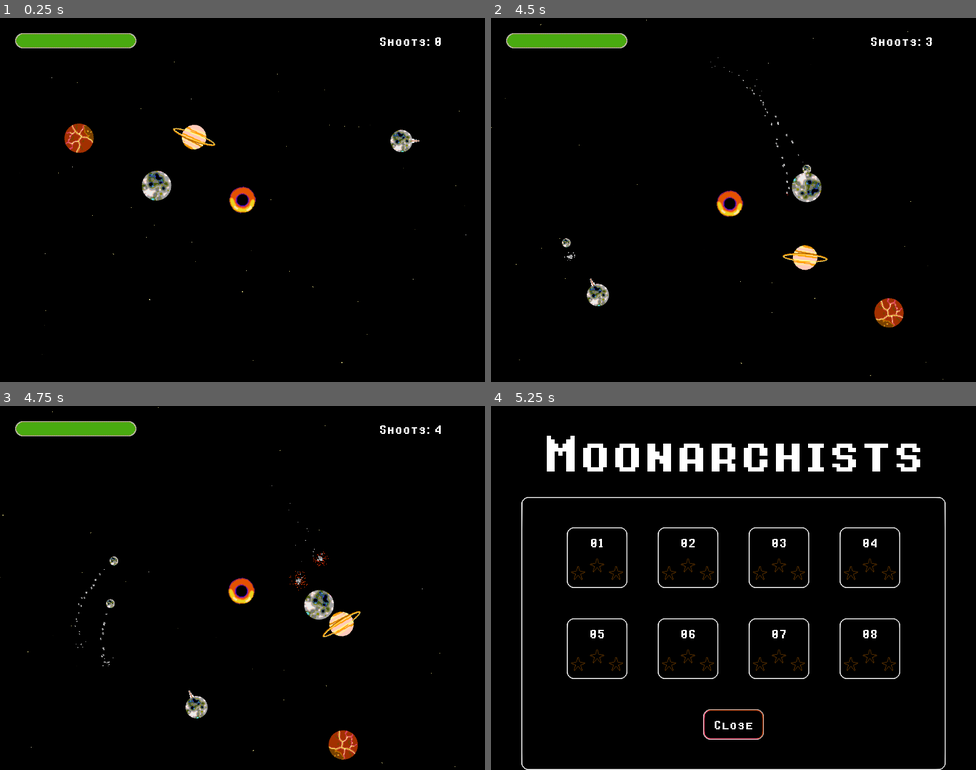
Above: before the commit, frames 1-4 (two rows, left to right).
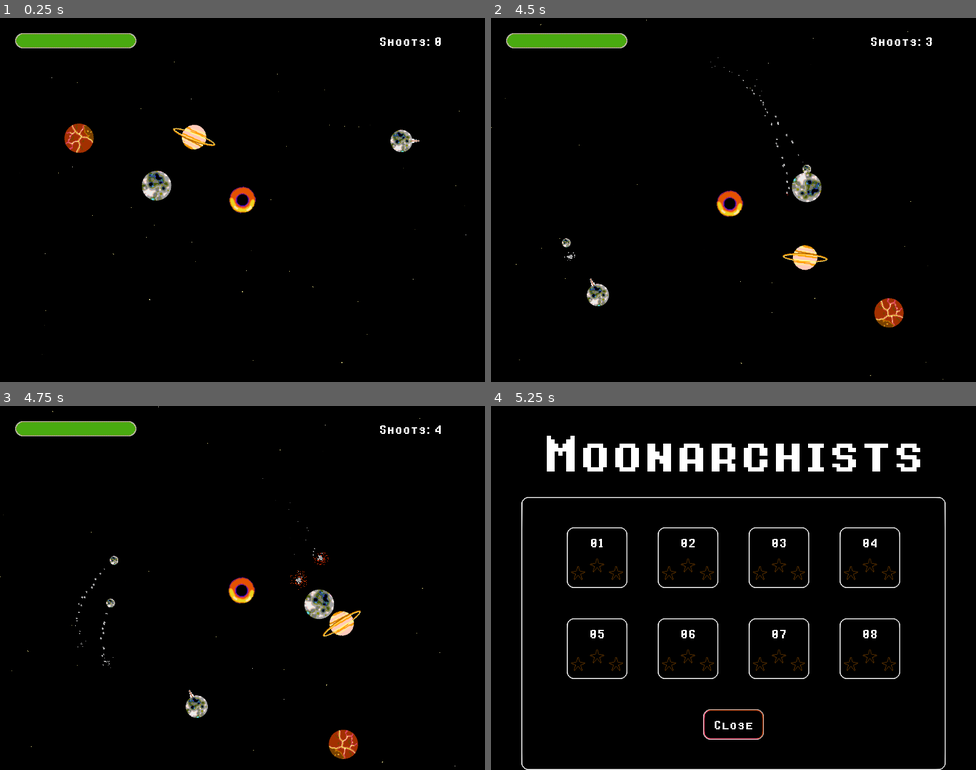
Above: after the commit, the same moments.

Repository: renato-grottesi/moonarchists
Game: Godot game, scene res://Game/Level07.tscn
The game is run twice, just before and just after one commit, with the same random seed, the same clock (stepped at 60 frames per second) and the same inputs. This scene is started directly instead of the project's main scene.
Inputs (mouse positions are in pixels of both pictures, inside the frame that each line leads up to):
- Up to frame 1 (0.25 s): no input
- Up to frame 2 (4.5 s): tap Enter at 0.5 s; move the mouse to (840, 181) at 0.52 s; hold Right 0.53-1.28 s; click (840, 181) at 0.67 s; tap Space at 0.77, 1.52, 3.77 s; move the mouse to (636, 218) at 1.27 s; hold Down 1.28-2.03 s; click (636, 218) at 1.42 s; move the mouse to (782, 119) at 2.02 s; hold Right 2.03-2.75 s; click (782, 119) at 2.17 s; click "Retry" at 2.75 s; move the mouse to (709, 272) at 3.52 s; hold Up 3.53-4.28 s; click (709, 272) at 3.67 s; move the mouse to (879, 254) at 4.27 s; hold Left from 4.28 s (still down); click (879, 254) at 4.42 s
- Up to frame 3 (4.75 s): keep holding Left; tap Space at 4.52 s
- Up to frame 4 (5.25 s): tap Escape at 4.9 s; release Left at 5 s; click "Play" at 5 s

Frames 1-2 are identical in both runs. In frame 3, 1.0% of the frame differs, in the area x 0-94%, y 0-100%; in frame 4, nothing differs.

Commit message:
fixing a collision bug and grabbing the mouse during gameplay

Diff:
--- a/Game/Level07.tscn
+++ b/Game/Level07.tscn
@@ -29,13 +29,3 @@
 position = Vector2( -282.646, 55.8435 )
 impulse0 = Vector2( -500, -800 )
 texture = ExtResource( 6 )
-
-[node name="Opening" parent="HUD" index="3"]
-visible = true
-
-[node name="Label" parent="HUD/Opening" index="0"]
-text = "
-There is another rougue moon
-in this planetary system.
-
-Be carefull and do not break it!"
--- a/Game/Level08.tscn
+++ b/Game/Level08.tscn
@@ -31,10 +31,3 @@
 
 [node name="Opening" parent="HUD" index="3"]
 visible = true
-
-[node name="Label" parent="HUD/Opening" index="0"]
-text = "
-There is another rougue moon
-in this planetary system.
-
-Be carefull and do not break it!"
--- a/Game/NeutralMoon.gd
+++ b/Game/NeutralMoon.gd
@@ -42,7 +42,8 @@
 	last_pos = global_position
 
 func _on_NeutralMoon_body_entered(body):
-	emit_signal("damage")
+	if ! body is get_script():
+		emit_signal("damage")
 	if body is Asteroid:
 		body.hit()
 	pass
--- a/Game/Universe.gd
+++ b/Game/Universe.gd
@@ -16,6 +16,7 @@
 var rng = RandomNumberGenerator.new()
 
 func _ready():
+	Input.set_mouse_mode(Input.MOUSE_MODE_CAPTURED)
 	rng.randomize()
 	var stars = Global.level_status[current_level-1]
 	if stars > 5 :
@@ -77,6 +78,7 @@
 func _unhandled_input(event):
 	if event is InputEventKey:
 		if event.pressed and event.scancode == KEY_ESCAPE:
+			Input.set_mouse_mode(Input.MOUSE_MODE_VISIBLE)
 			Global.goto_scene(Global.levels[0])
 
 func _on_Moon_shoot(moon_speed):
@@ -114,6 +116,7 @@
 	pass
 
 func _on_CloseOpening_pressed():
+	Input.set_mouse_mode(Input.MOUSE_MODE_VISIBLE)
 	$HUD/Opening.hide()
 	pass
 
@@ -122,6 +125,7 @@
 	pass
 
 func _on_Victory_about_to_show():
+	Input.set_mouse_mode(Input.MOUSE_MODE_VISIBLE)
 	var stars = Global.level_status[current_level-1]
 	var new_stars = 1
 	if shoots < 3:
@@ -141,9 +145,10 @@
 	if next_level > 0:
 		if Global.level_status[next_level-1] > 6:
 			Global.level_status[next_level-1] = 6
-	pass # Replace with function body.
+	pass
 
 func _on_Lost_about_to_show():
+	Input.set_mouse_mode(Input.MOUSE_MODE_VISIBLE)
 	$HUD/Lost/LostRetry.grab_focus()
 	pass
 
@@ -157,3 +162,7 @@
 func shake_it():
 	$Camera/Shake.start()
 	pass
+
+func _on_Opening_about_to_show():
+	Input.set_mouse_mode(Input.MOUSE_MODE_VISIBLE)
+	pass
--- a/Game/Universe.tscn
+++ b/Game/Universe.tscn
@@ -279,6 +279,7 @@
 [connection signal="about_to_show" from="HUD/Victory" to="." method="_on_Victory_about_to_show"]
 [connection signal="pressed" from="HUD/Victory/CloseVictory" to="." method="_on_CloseVictory_pressed"]
 [connection signal="pressed" from="HUD/Victory/RetryVictory" to="." method="_on_Retry_pressed"]
+[connection signal="about_to_show" from="HUD/Opening" to="." method="_on_Opening_about_to_show"]
 [connection signal="pressed" from="HUD/Opening/CloseOpening" to="." method="_on_CloseOpening_pressed"]
 [connection signal="pressed" from="HUD/LastLevel/LastLevelVictory" to="." method="_on_LastLevelVictory_pressed"]
 [connection signal="about_to_show" from="HUD/Lost" to="." method="_on_Lost_about_to_show"]
--- a/Scenes/MainMenu.gd
+++ b/Scenes/MainMenu.gd
@@ -4,6 +4,7 @@
 
 func _ready():
 	$Play.grab_focus()
+	Input.set_mouse_mode(Input.MOUSE_MODE_VISIBLE)
 	pass
 
 func _process(delta):
